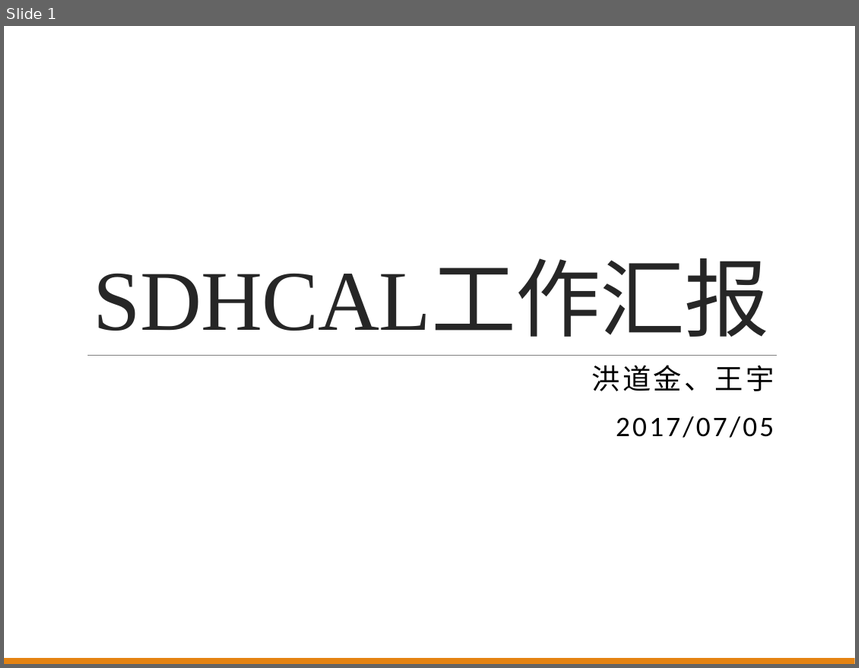
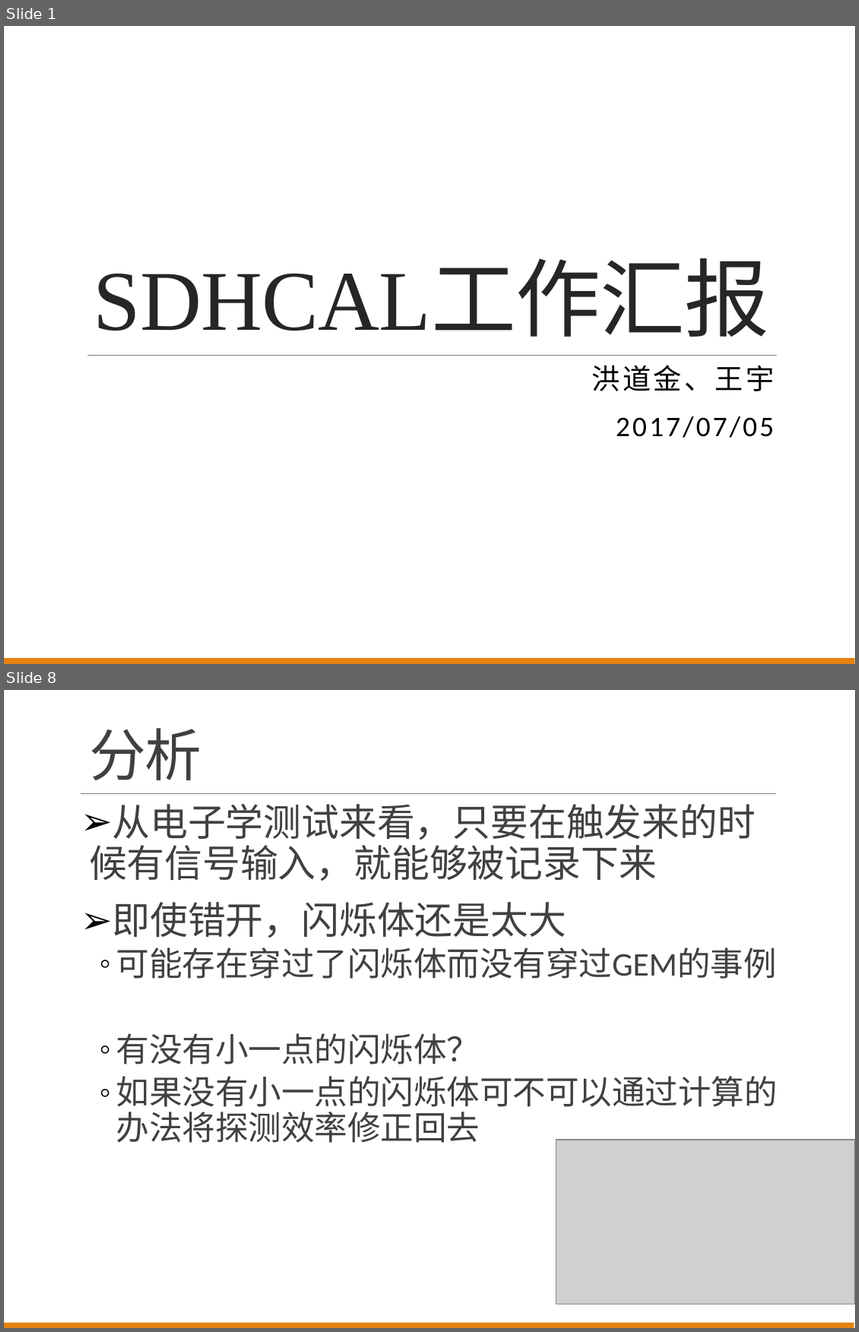
Before and after one commit to wyu0725/SDHCAL_DAQ, a slide deck: Slides/SDHCALReport20170705.pptx. Shown one above the other, each under a label of ours: slide 1 before the commit, slides 1 and 8 after it; the slides between them are not shown. The pictures are 859x668 and 859x1332 pixels, drawn with LibreOffice and Linux fonts; fonts in the diff are those of the drawing; grey boxes stand for pictures. Boxes give left, top, right and bottom in pixels: in the first picture for what was removed or moved away, otherwise in the second. Text is boxed around its words. In the diff, an @@ line names an element or a change of style, - is before the commit and + after.

```diff
--- a/Slides/SDHCALReport20170705.pptx
+++ b/Slides/SDHCALReport20170705.pptx
@@ slide 8 added at [4, 690, 855, 1328], background #FFFFFF @@
@@ title added at [89, 728, 202, 780], 48 pt, text #404040 @@
+分析
@@ line added from (81, 794) to (776, 794), #808080 0.5 pt @@
@@ text added at [89, 804, 778, 1143], 28 pt, text #404040 @@
+➢ 从电子学测试来看，只要在触发来的时候有信号输入，就能够被记录下来
+➢ 即使错开，闪烁体还是太大
+  ◦ 可能存在穿过了闪烁体而没有穿过GEM的事例
+  ◦ 有没有小一点的闪烁体？
+  ◦ 如果没有小一点的闪烁体可不可以通过计算的办法将探测效率修正回去
@@ picture added at [556, 1140, 855, 1305] @@
@@ rectangle added at [4, 1323, 854, 1328], fill #E48312 @@
```
Also in this commit, not shown: 2 slides changed, 4 other slides added.
